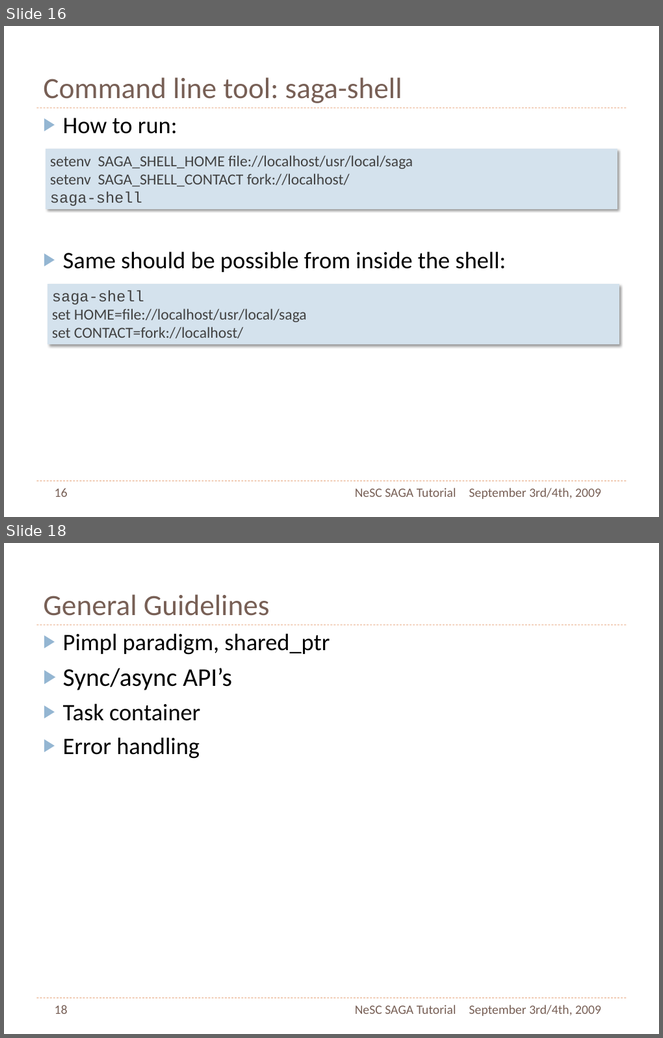
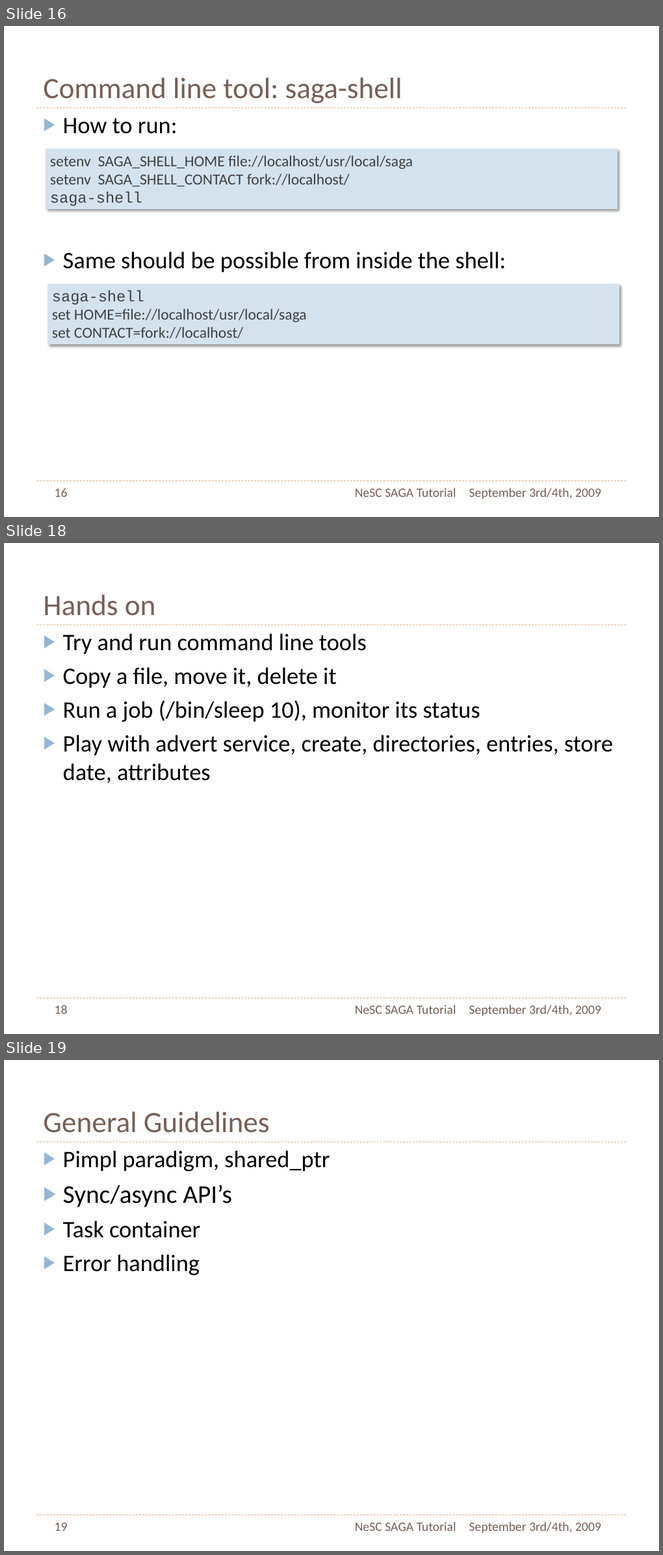
Before and after one commit to saga-project/saga-cpp-legacy-projects, a slide deck: tutorial/NeSC-2009/NeSC09-Practical-PPT.pptx. Shown one above the other, each under a label of ours: slides 16 and 18 before the commit, slides 16, 18 and 19 after it; the slides between them are not shown. The pictures are 663x1038 and 663x1555 pixels, drawn with LibreOffice and Linux fonts; fonts in the diff are those of the drawing. Boxes give left, top, right and bottom in pixels: in the first picture for what was removed or moved away, otherwise in the second. Text is boxed around its words. In the diff, an @@ line names an element or a change of style, - is before the commit and + after.

Commit message:
Current status

```diff
--- a/tutorial/NeSC-2009/NeSC09-Practical-PPT.pptx
+++ b/tutorial/NeSC-2009/NeSC09-Practical-PPT.pptx
@@ slide 18 added at (x1=4, y1=543, x2=659, y2=1034), background #FFFFFF; not listed: 2 template elements that a slide beside it also shows @@
@@ title added at (x1=43, y1=594, x2=156, y2=616), 46 pt, text #775F55 @@
+Hands on
@@ text added at (x1=63, y1=633, x2=613, y2=783), 37 pt, text #000000 @@
+▶ Try and run command line tools
+▶ Copy a file, move it, delete it
+▶ Run a job (/bin/sleep 10), monitor its status
+▶ Play with advert service, create, directories, entries, store date, attributes
@@ page number added at (x1=55, y1=1005, x2=68, y2=1014), 20 pt, text #775F55 @@
+18
@@ text added at (x1=355, y1=1005, x2=456, y2=1014), 20 pt, text #775F55 @@
+NeSC SAGA Tutorial
@@ text added at (x1=469, y1=1005, x2=601, y2=1016), 20 pt, text #775F55 @@
+September 3rd/4th, 2009
@@ what was slide 18 is now slide 19 @@
@@ page number at (x1=55, y1=1523, x2=68, y2=1531): text changed @@
-18
+19
```
Also in this commit, not shown: 3 slides changed, 4 other slides added, 1 other file.
